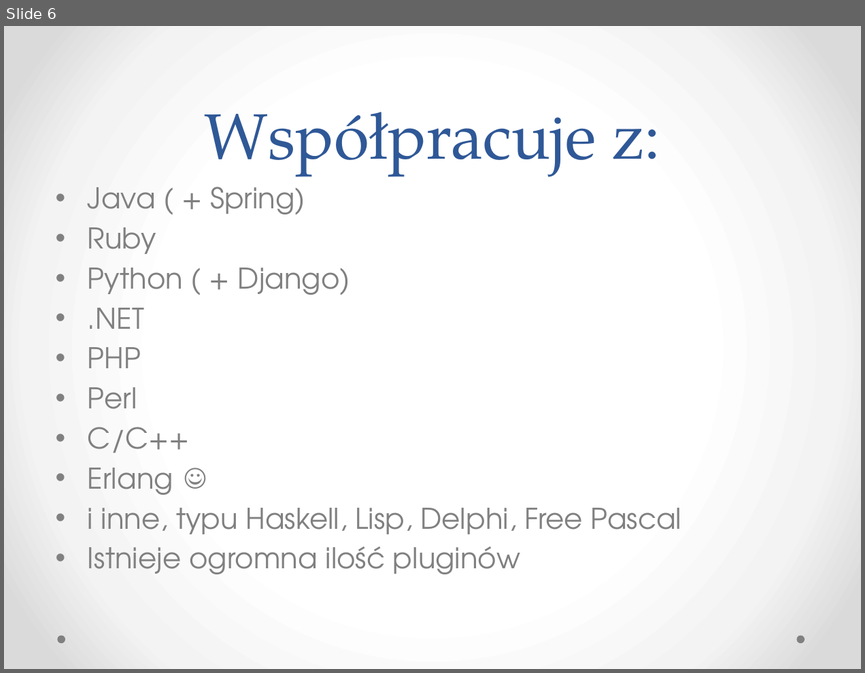
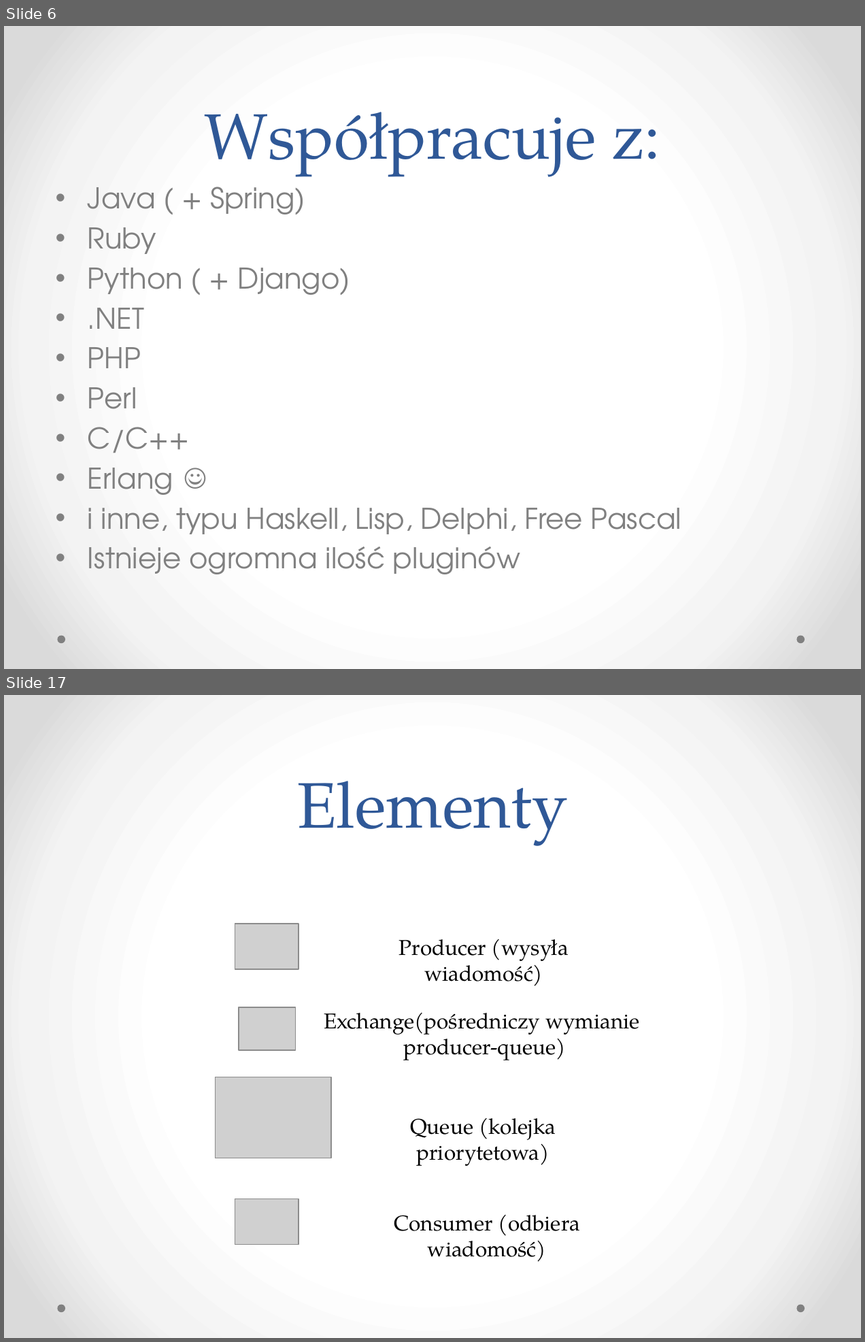
Before and after one commit to kajto/erlang-project, a slide deck: RabbitMQ.pptx. Shown one above the other, each under a label of ours: slide 6 before the commit, slides 6 and 17 after it; the slides between them are not shown. The pictures are 865x673 and 865x1342 pixels, drawn with LibreOffice and Linux fonts; fonts in the diff are those of the drawing; grey boxes stand for pictures. Boxes give left, top, right and bottom in pixels: in the first picture for what was removed or moved away, otherwise in the second. Text is boxed around its words. In the diff, an @@ line names an element or a change of style, - is before the commit and + after.

```diff
--- a/RabbitMQ.pptx
+++ b/RabbitMQ.pptx
@@ slide 17 added at box(4, 695, 861, 1338), background gradient #FFFFFF to #F4F4F4 to #DADADA; not listed: 2 template elements that a slide beside it also shows @@
@@ title added at box(297, 781, 567, 846), 54 pt, text #2F5897 @@
+Elementy
@@ picture added at box(235, 923, 298, 969) @@
@@ text added at box(399, 939, 568, 986), 18 pt, text #000000 @@
+Producer (wysyła wiadomość)
@@ picture added at box(239, 1007, 296, 1050) @@
@@ text added at box(324, 1013, 640, 1060), 18 pt, text #000000 @@
+Exchange(pośredniczy wymianie
+producer-queue)
@@ picture added at box(215, 1077, 330, 1159) @@
@@ text added at box(410, 1118, 555, 1166), 18 pt, text #000000 @@
+Queue (kolejka priorytetowa)
@@ picture added at box(235, 1199, 298, 1244) @@
@@ text added at box(394, 1215, 580, 1261), 18 pt, text #000000 @@
+Consumer (odbiera wiadomość)
```
Also in this commit, not shown: 4 slides changed, 14 other slides added, 1 slide removed, 2 other files.
